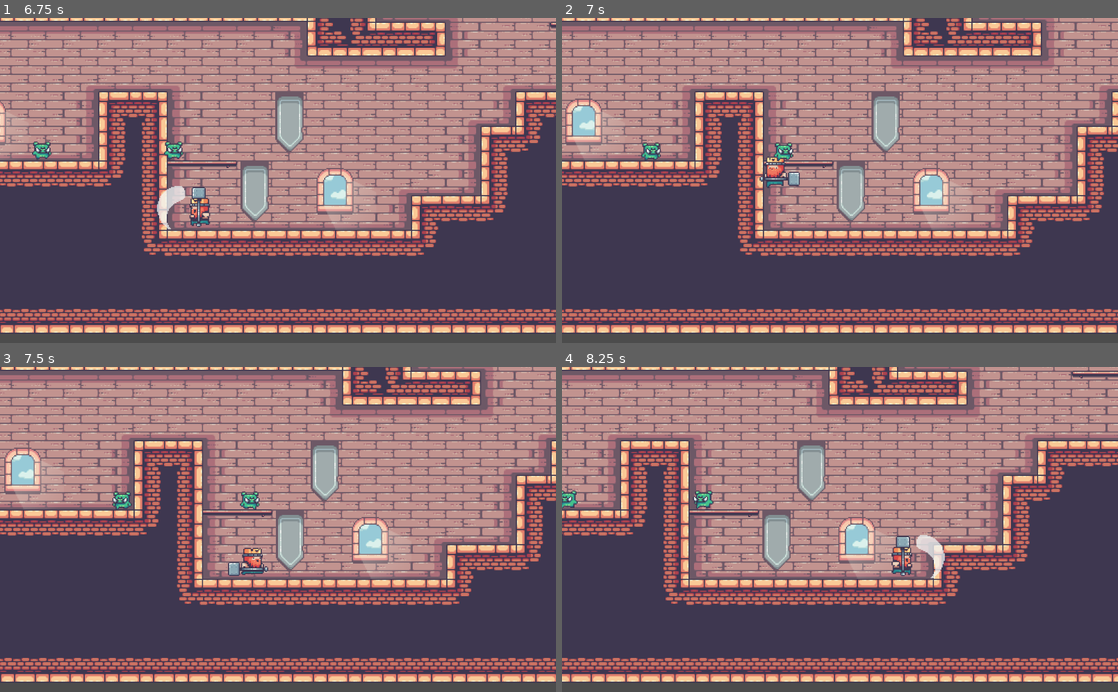
Above: before the commit, frames 1-4 (two rows, left to right).
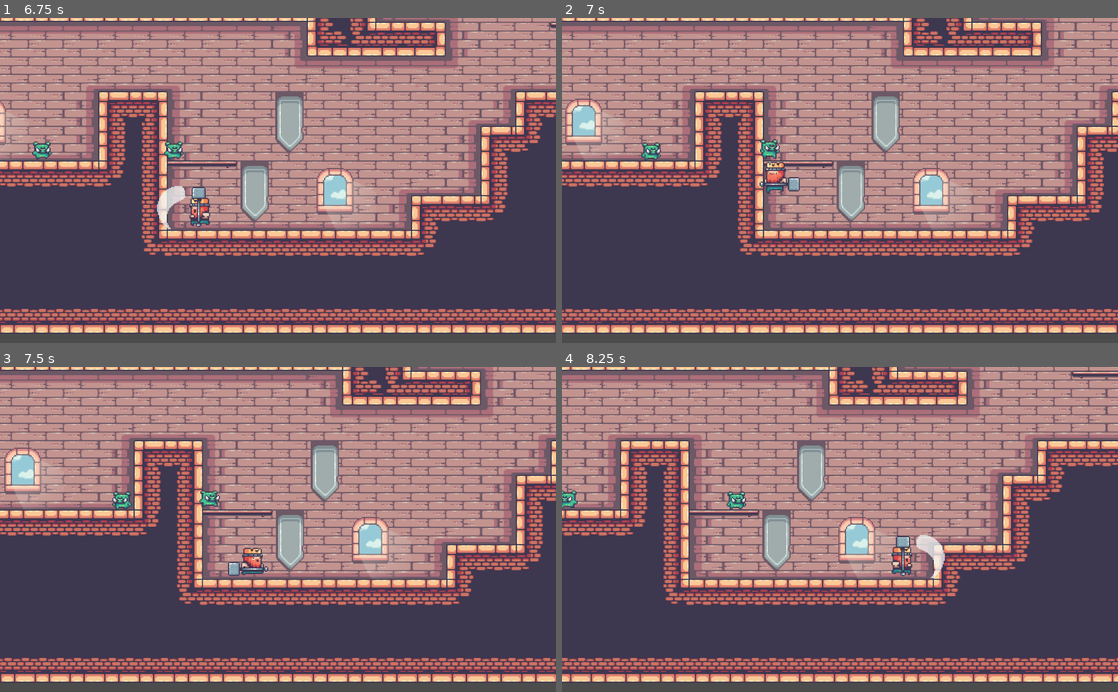
Above: after the commit, the same moments.

Repository: willyjinx96/Juego_281
Game: Godot game, scene res://Pruebas/Main_level.tscn
Same seed, same stepped clock (60 frames per second), same inputs: the game is played once before the commit and once after it. The project has no main scene, so this scene is started directly.
Inputs:
- Up to frame 1 (6.75 s): hold C 0.53-1.28 s; hold Right (ui_right) 0.53-2.03 s; tap Up (ui_up) at 0.77, 1.52, 3.02, 3.77, 4.52, 6.02 s; tap X every 1.5 s from 1.35 to 5.85 s; hold Left (ui_left) 2.03-2.78 s; hold C 2.03-2.78 s; hold Right (ui_right) 2.78-4.28 s; hold C 3.53-4.28 s; hold Left (ui_left) 4.28-5.03 s; hold Right (ui_right) 5.03-5.78 s; hold C 5.03-5.78 s; hold Left (ui_left) from 5.78 s (still down); hold C from 6.53 s (still down)
- Up to frame 2 (7 s): keep holding Left (ui_left); keep holding C; tap Up (ui_up) at 6.77 s
- Up to frame 3 (7.5 s): release Left (ui_left) at 7.28 s; release C at 7.28 s; hold Right (ui_right) from 7.28 s (still down); tap X at 7.35 s
- Up to frame 4 (8.25 s): keep holding Right (ui_right); tap Up (ui_up) at 7.52 s; hold C from 8.03 s (still down)

Frame 1 is identical in both runs. In frame 2, 0.7% of the frame differs, in the area x 35-43%, y 37-55%; in frame 3, 0.3%; in frame 4, 0.3%.
Error before the commit: Invalid call to function 'hacerDanio' in base 'KinematicBody2D (CerdoEnemigo.gd)'. Expected 1 arguments. (res://Jugador/Rey_p1.gd:204)

Commit message:
cambios sin importancia

Diff:
--- a/Jugador/Rey_p1.gd
+++ b/Jugador/Rey_p1.gd
@@ -201,4 +201,4 @@
 func _on_ataque_body_entered(body):
 
 	print(body.name)
-	body.hacerDanio()
+	body.hacerDanio(global_position.x)
--- a/Pruebas/Main_level.tscn
+++ b/Pruebas/Main_level.tscn
@@ -68,7 +68,7 @@
 [node name="queen" type="AnimatedSprite" parent="."]
 position = Vector2( 929.453, 79.2353 )
 frames = SubResource( 7 )
-frame = 5
+frame = 4
 playing = true
 
 [node name="Rey_p1" parent="." instance=ExtResource( 3 )]
